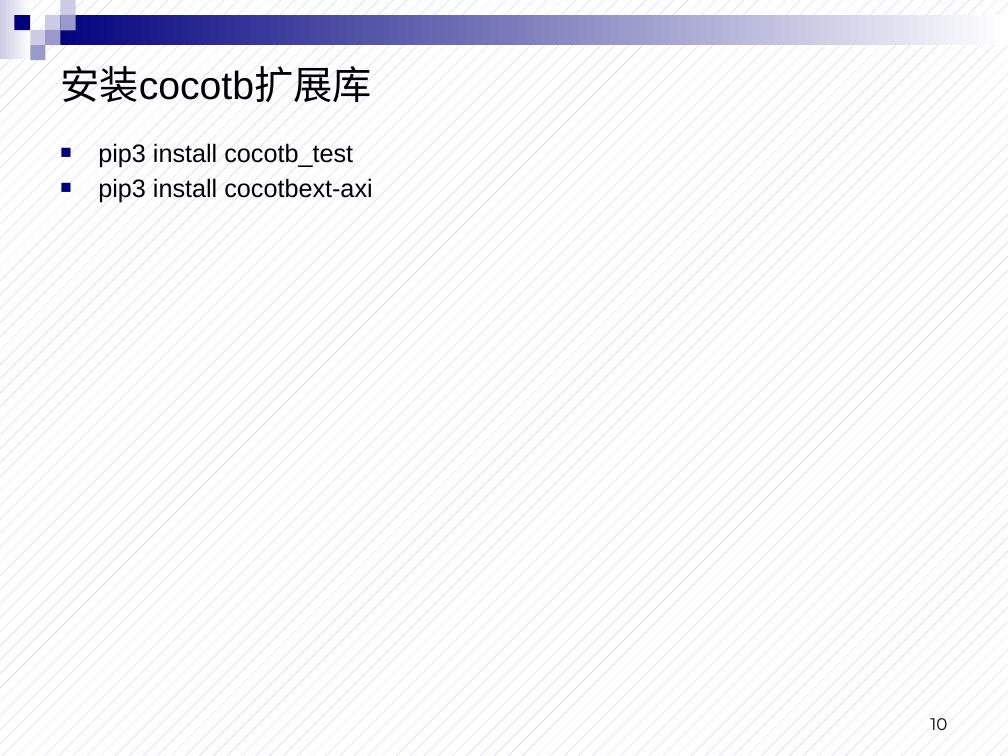
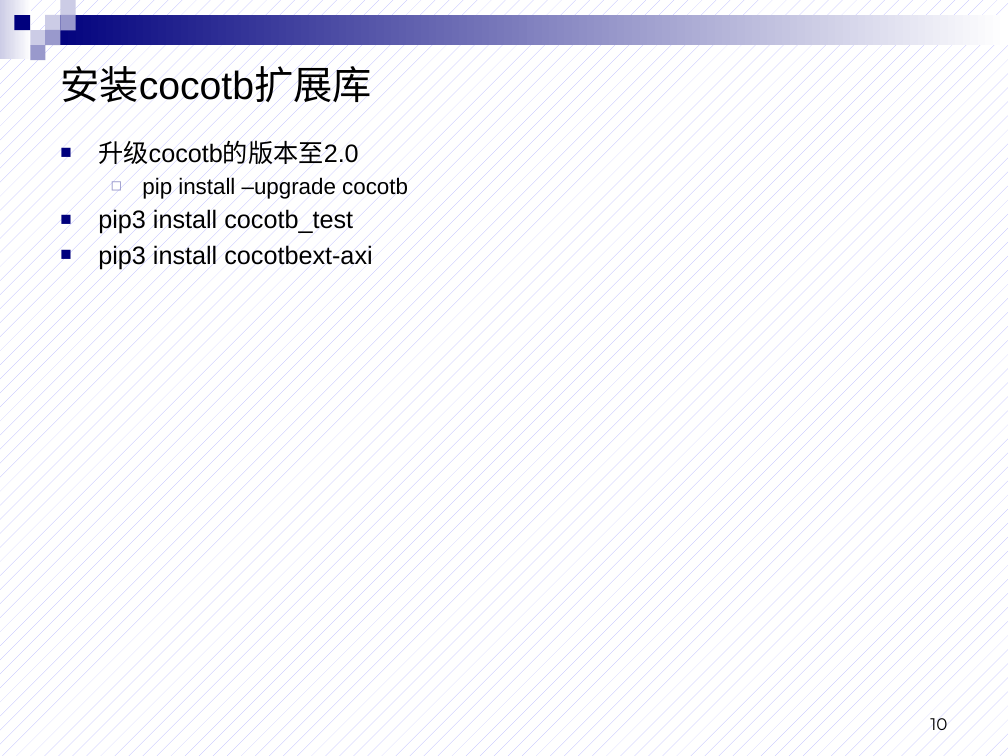
Before and after one commit to beforewind/asic_labs, a slide deck: slide 10 of tutorials/lab0_虚拟机.pptx. Drawn at 1008x756 pixels with LibreOffice and Linux fonts; fonts in the diff are those of the drawing. Boxes give left, top, right and bottom in pixels: in the first picture for what was removed or moved away, otherwise in the second. Text is boxed around its words. In the diff, an @@ line names an element or a change of style, - is before the commit and + after.

```diff
--- a/tutorials/lab0_虚拟机.pptx
+++ b/tutorials/lab0_虚拟机.pptx
@@ text at [98,140,408,199]: paragraphs added @@
+■ 升级cocotb的版本至2.0
+  ◻ pip install –upgrade cocotb
```
Also in this commit, not shown: 3 other slides changed, 11 other files.
